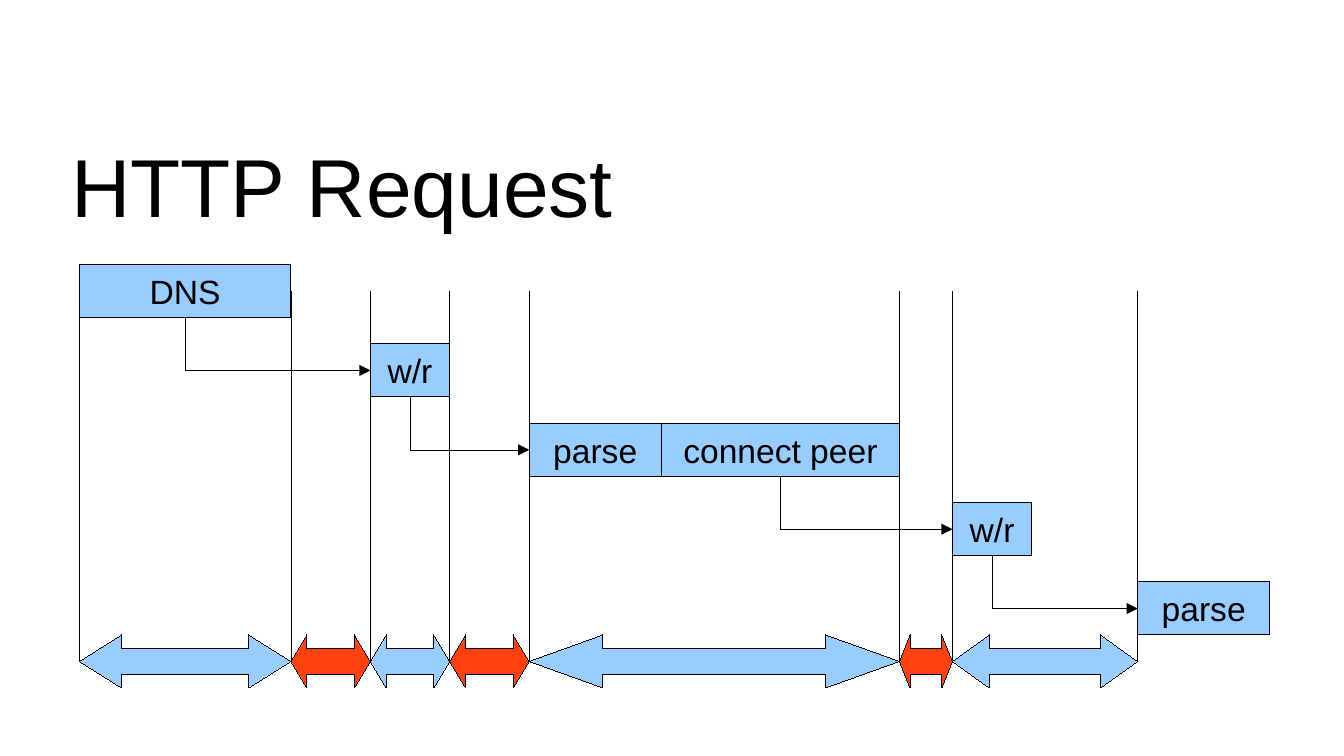
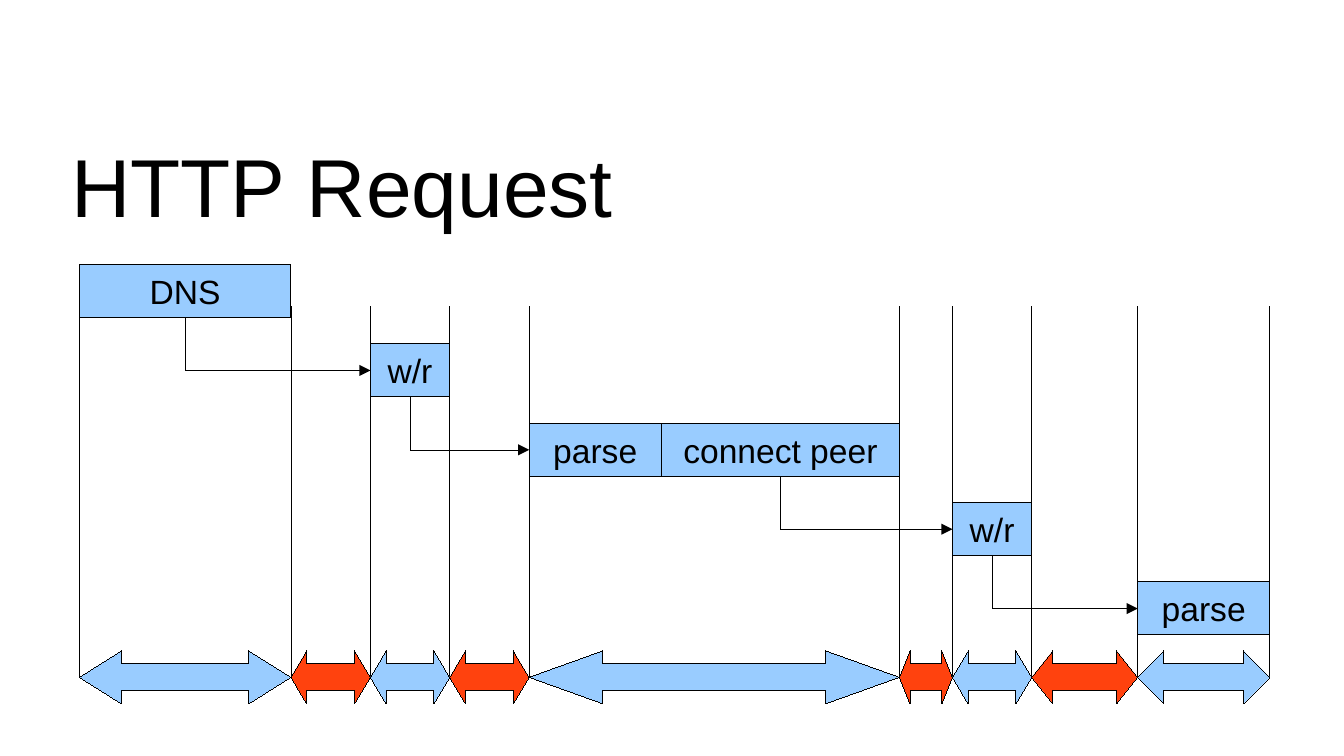
Before and after one commit to Mons/perl-ex, a slide deck: slide 16 of drafts/AE-Highload.odp. Drawn at 1344x756 pixels with LibreOffice and Linux fonts; fonts in the diff are those of the drawing; background and template pictures are left out. Boxes give left, top, right and bottom in pixels: in the first picture for what was removed or moved away, otherwise in the second. Text is boxed around its words. In the diff, an @@ line names an element or a change of style, - is before the commit and + after.

```diff
--- a/drafts/AE-Highload.odp
+++ b/drafts/AE-Highload.odp
@@ line added from (1032, 306) to (1032, 677), #000000 0 pt @@
@@ line added from (1270, 306) to (1270, 677), #000000 0 pt @@
@@ 8 lines, 6 left right arrows: place and size @@
-8 lines, 6 left right arrows at (79,292,1137,687)
+8 lines, 6 left right arrows at (79,306,1137,703)
@@ left right arrow: place and size @@
-left right arrow at (953,634,1138,687)
+left right arrow at (953,650,1032,703)
@@ left right arrow at (953,650,1032,703): proportions changed @@
@@ left right arrow added at (1032,650,1138,703), fill #FF420E, outline #000000 0 pt @@
@@ left right arrow added at (1137,650,1269,703), fill #99CCFF, outline #000000 0 pt @@
```
Also in this commit, not shown: 15 other slides changed, 14 slides added, 1 slide removed.
